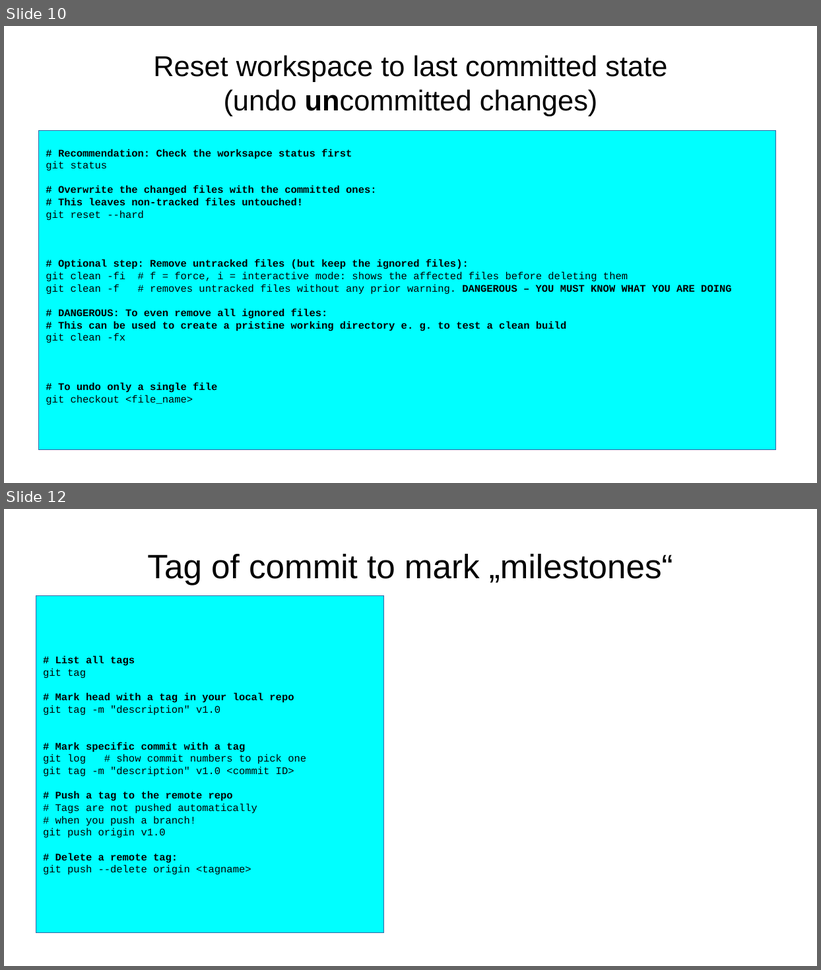
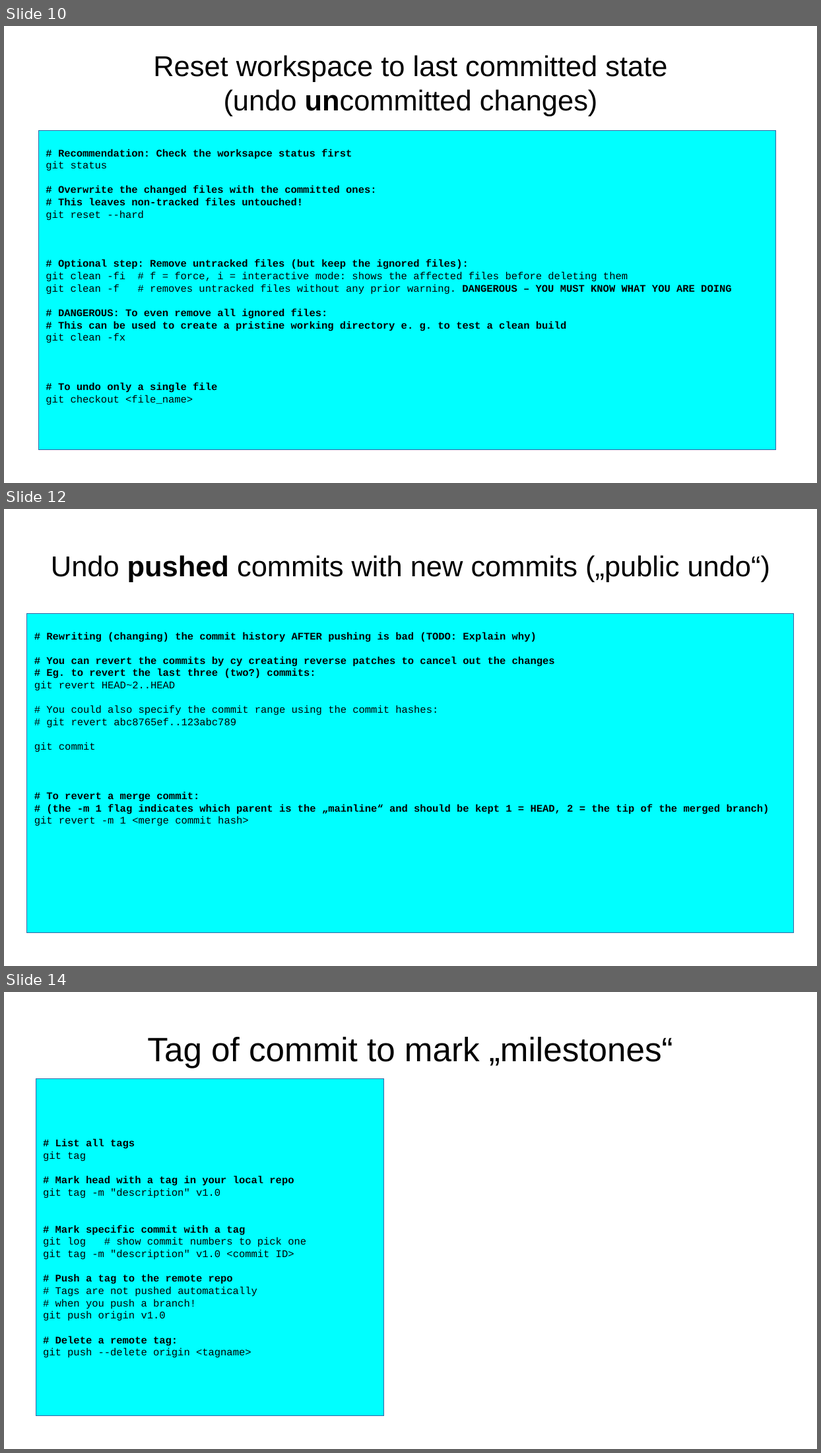
Before and after one commit to aryoda/git_essentials, a slide deck: Introduction to Git collaboration workflows.odp. Shown one above the other, each under a label of ours: slides 10 and 12 before the commit, slides 10, 12 and 14 after it; the slides between them are not shown. The pictures are 821x970 and 821x1453 pixels, drawn with LibreOffice and Linux fonts; fonts in the diff are those of the drawing. Boxes give left, top, right and bottom in pixels: in the first picture for what was removed or moved away, otherwise in the second. Text is boxed around its words. In the diff, an @@ line names an element or a change of style, - is before the commit and + after.

Commit message:
added more undo scenarios

```diff
--- a/Introduction to Git collaboration workflows.odp
+++ b/Introduction to Git collaboration workflows.odp
@@ slide 12 added at (4,509,817,966), background #FFFFFF @@
@@ title added at (51,555,771,582), 28 pt, text #000000 @@
+Undo pushed commits with new commits („public undo“)
@@ rectangle added at (27,614,793,933), fill #00FFFF, outline #3465A4 0 pt, 10 pt, text #000000, bold @@
+# Rewriting (changing) the commit history AFTER pushing is bad (TODO: Explain why)
+# You can revert the commits by cy creating reverse patches to cancel out the changes
+# Eg. to revert the last three (two?) commits:
+git revert HEAD~2..HEAD
+# You could also specify the commit range using the commit hashes:
+# git revert abc8765ef..123abc789
+git commit
+# To revert a merge commit:
+# (the -m 1 flag indicates which parent is the „mainline“ and should be kept 1 = HEAD, 2 = the tip of the merged branch)
+git revert -m 1 <merge commit hash>
@@ what was slide 12 is now slide 14 @@
```
Also in this commit, not shown: 4 slides changed, 1 other slide added.
